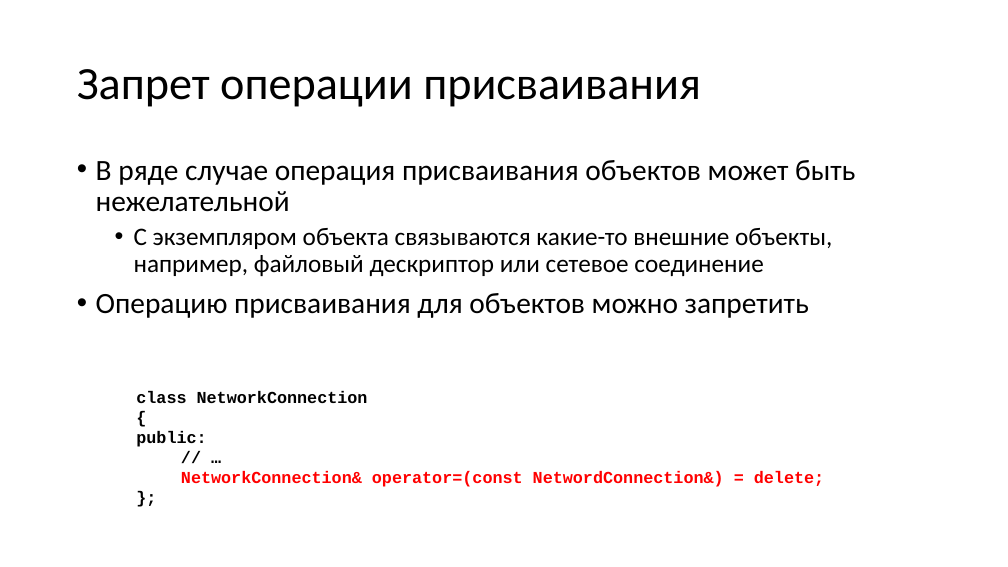
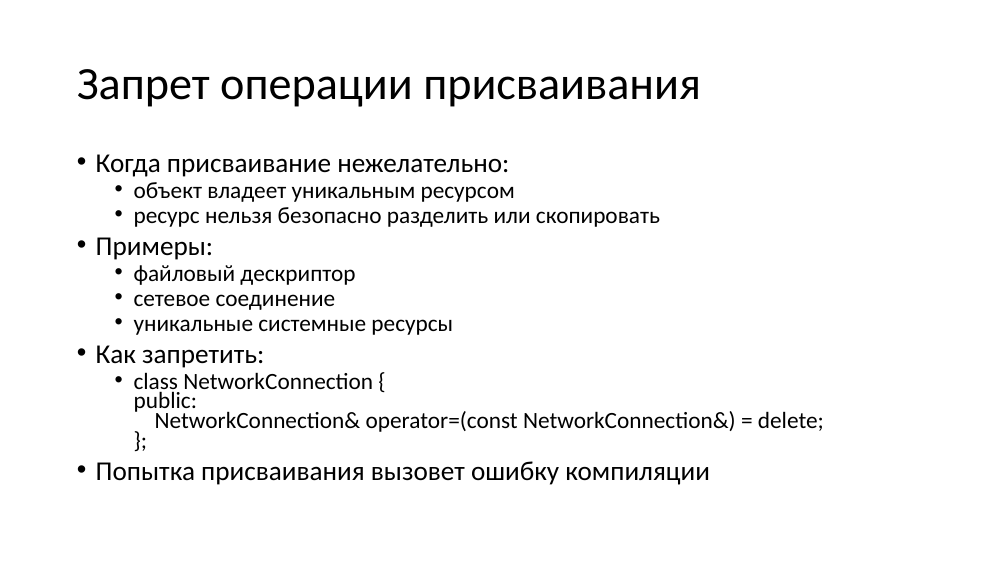
Before and after one commit to alexey-malov/oop, a slide deck: slide 127 of lectures/02/Основы ООП.pptx. Drawn at 1008x567 pixels with LibreOffice and Linux fonts; fonts in the diff are those of the drawing. Boxes give left, top, right and bottom in pixels: in the first picture for what was removed or moved away, otherwise in the second. Text is boxed around its words. In the diff, an @@ line names an element or a change of style, - is before the commit and + after.

```diff
--- a/lectures/02/Основы ООП.pptx
+++ b/lectures/02/Основы ООП.pptx
@@ text at box(96, 154, 824, 485): text changed; size 28 to 22.2 pt @@
-• В ряде случае операция присваивания объектов может быть нежелательной
-  • С экземпляром объекта связываются какие-то внешние объекты, например, файловый дескриптор или сетевое соединение
-• Операцию присваивания для объектов можно запретить
+• Когда присваивание нежелательно:
+  • объект владеет уникальным ресурсом
+  • ресурс нельзя безопасно разделить или скопировать
+• Примеры:
+  • файловый дескриптор
+  • сетевое соединение
+  • уникальные системные ресурсы
+• Как запретить:
+  • class NetworkConnection {
+    public:
+    NetworkConnection& operator=(const NetworkConnection&) = delete;
+    };
+• Попытка присваивания вызовет ошибку компиляции
@@ text removed at box(136, 391, 824, 487) @@
-class NetworkConnection
-{
-public:
-// …
-NetworkConnection& operator=(const NetwordConnection&) = delete;
-};
```
Also in this commit, not shown: 31 other slides changed, 4 slides added, 4 slides removed.
